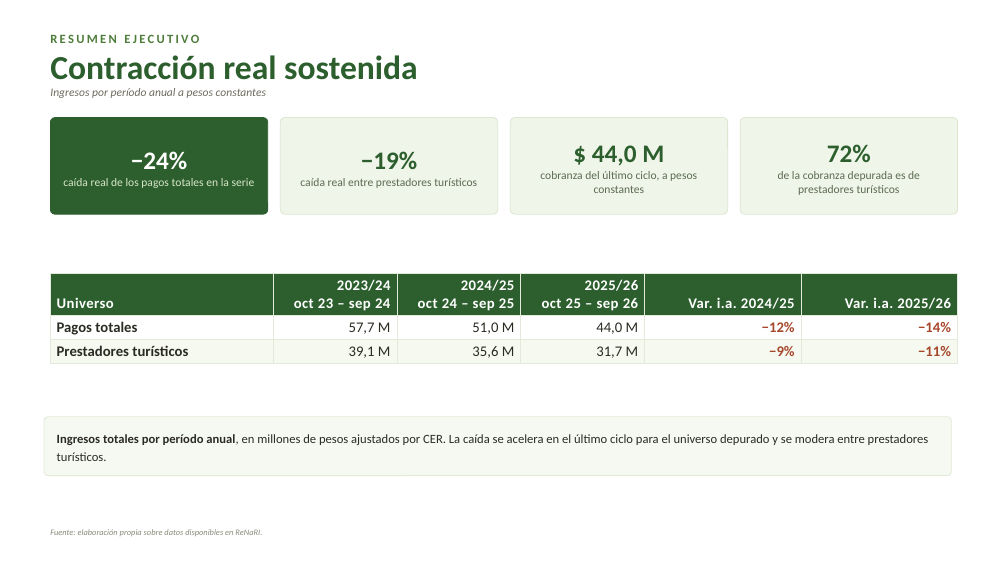
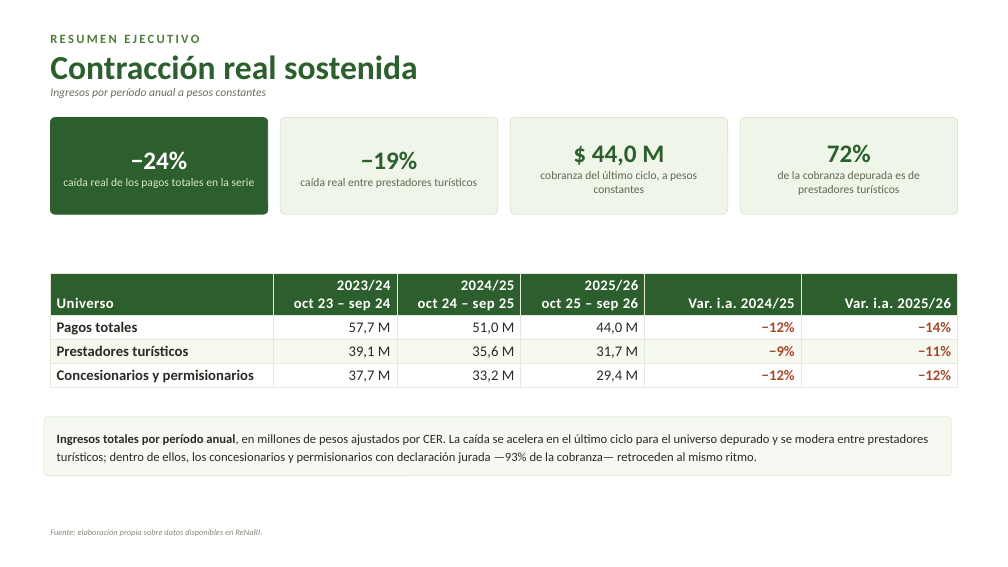
Before and after one commit to FFA-Argentina/ingresos-APN, a slide deck: slide 3 of Informe_Cobranzas_trienal_sep26.pptx. Drawn at 1008x567 pixels with LibreOffice and Linux fonts; fonts in the diff are those of the drawing. Boxes give left, top, right and bottom in pixels: in the first picture for what was removed or moved away, otherwise in the second. Text is boxed around its words. In the diff, an @@ line names an element or a change of style, - is before the commit and + after.

```diff
--- a/Informe_Cobranzas_trienal_sep26.pptx
+++ b/Informe_Cobranzas_trienal_sep26.pptx
@@ table at (x1=51, y1=273, x2=958, y2=387) @@
+row 4: Concesionarios y permisionarios | 37,7 M | 33,2 M | 29,4 M | −12% | −12%
@@ text at (x1=57, y1=434, x2=929, y2=463): text changed @@
-Ingresos totales por período anual, en millones de pesos ajustados por CER. La caída se acelera en el último ciclo para el universo depurado y se modera entre prestadores turísticos.
+Ingresos totales por período anual, en millones de pesos ajustados por CER. La caída se acelera en el último ciclo para el universo depurado y se modera entre prestadores turísticos; dentro de ellos, los concesionarios y permisionarios con declaración jurada —93% de la cobranza— retroceden al mismo ritmo.
```
Also in this commit, not shown: 7 other slides changed, 2 slides added, 4 other files.
